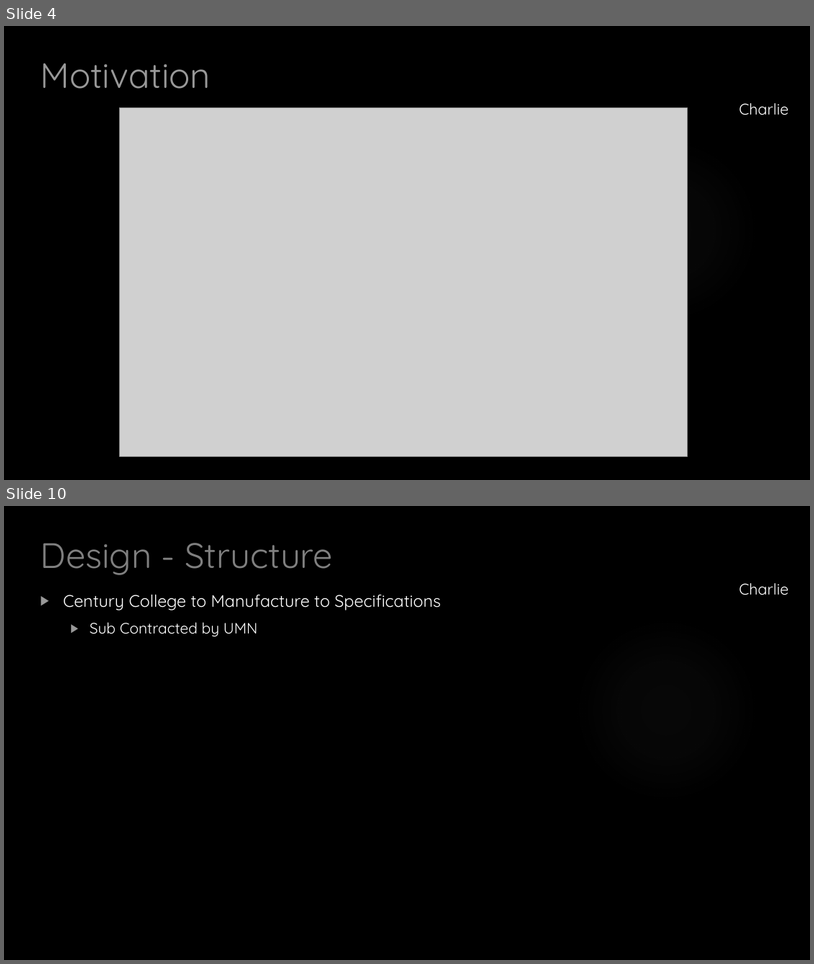
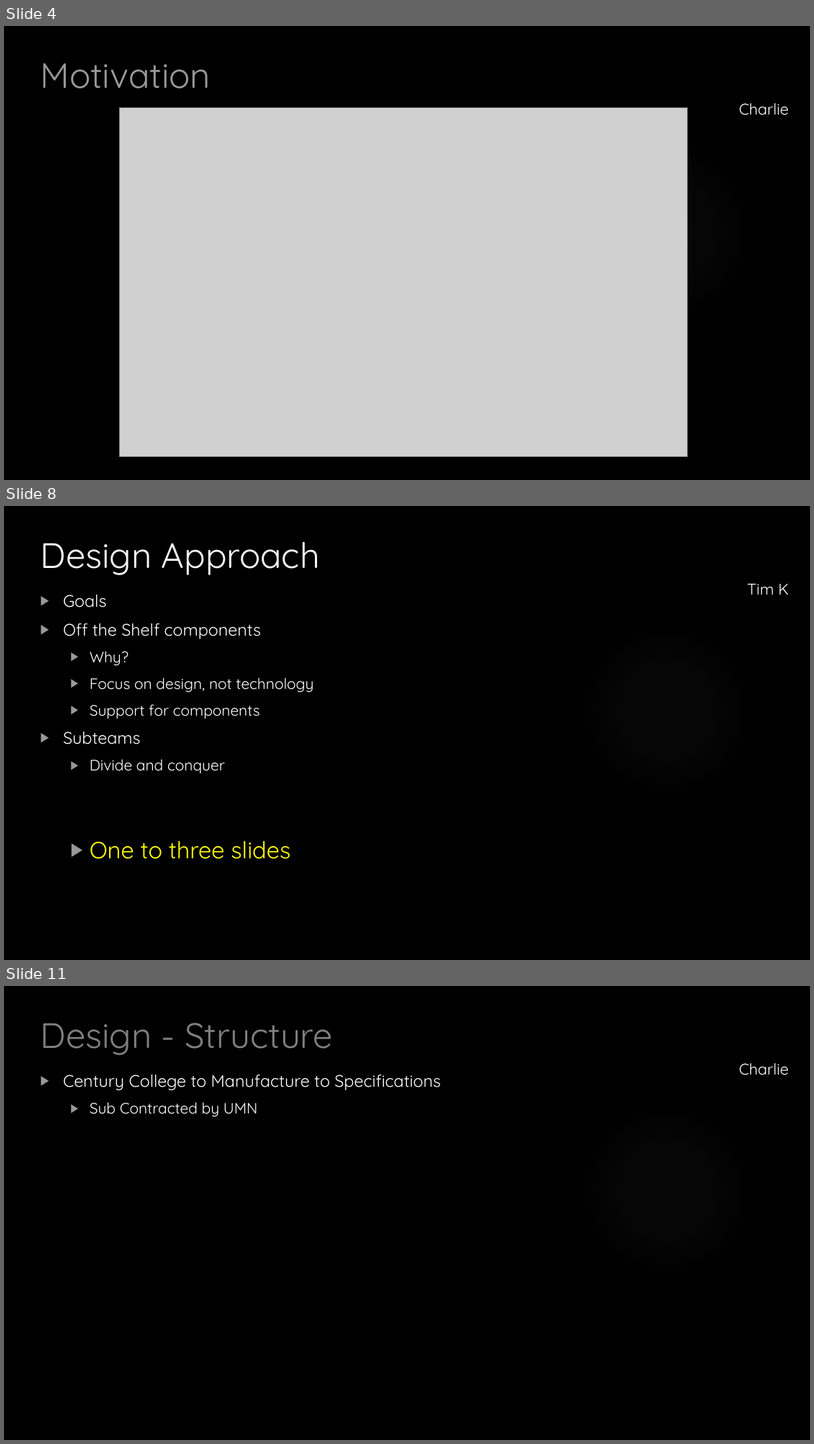
Before and after one commit to HASP-UMN/CubeSat, a slide deck: Presentations/CDR_Presentation.pptx. Shown one above the other, each under a label of ours: slides 4 and 10 before the commit, slides 4, 8 and 11 after it; the slides between them are not shown. The pictures are 814x964 and 814x1444 pixels, drawn with LibreOffice and Linux fonts; fonts in the diff are those of the drawing; grey boxes stand for pictures; background and template pictures are left out. Boxes give left, top, right and bottom in pixels: in the first picture for what was removed or moved away, otherwise in the second. Text is boxed around its words. In the diff, an @@ line names an element or a change of style, - is before the commit and + after.

```diff
--- a/Presentations/CDR_Presentation.pptx
+++ b/Presentations/CDR_Presentation.pptx
@@ slide 8 added at [4, 506, 810, 960], background picture (left out); not listed: 1 template element that a slide beside it also shows @@
@@ title added at [40, 541, 320, 575], 42 pt, text #F8F8F8 @@
+Design Approach
@@ text added at [748, 584, 790, 595], 18.5 pt, text #FFFFFF @@
+Tim K
@@ text added at [63, 594, 314, 859], 18 pt, text #FFFFFF @@
+▶ Goals
+▶ Off the Shelf components
+  ▶ Why?
+  ▶ Focus on design, not technology
+  ▶ Support for components
+▶ Subteams
+  ▶ Divide and conquer
+  ▶ One to three slides
@@ what was slide 10 is now slide 11 @@
```
Also in this commit, not shown: 11 slides changed, 12 other slides added, 1 slide removed, 1 other file.
